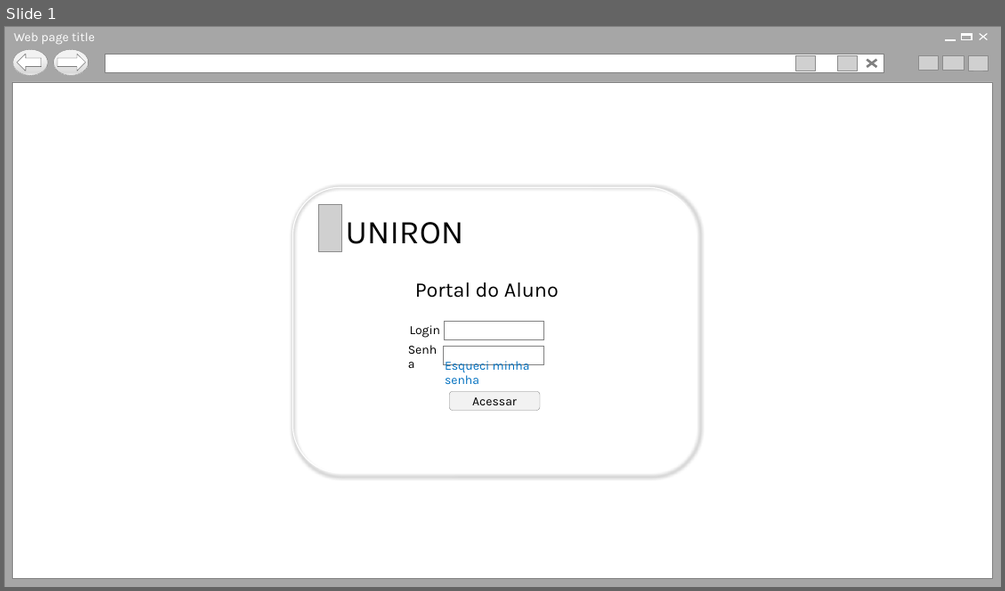
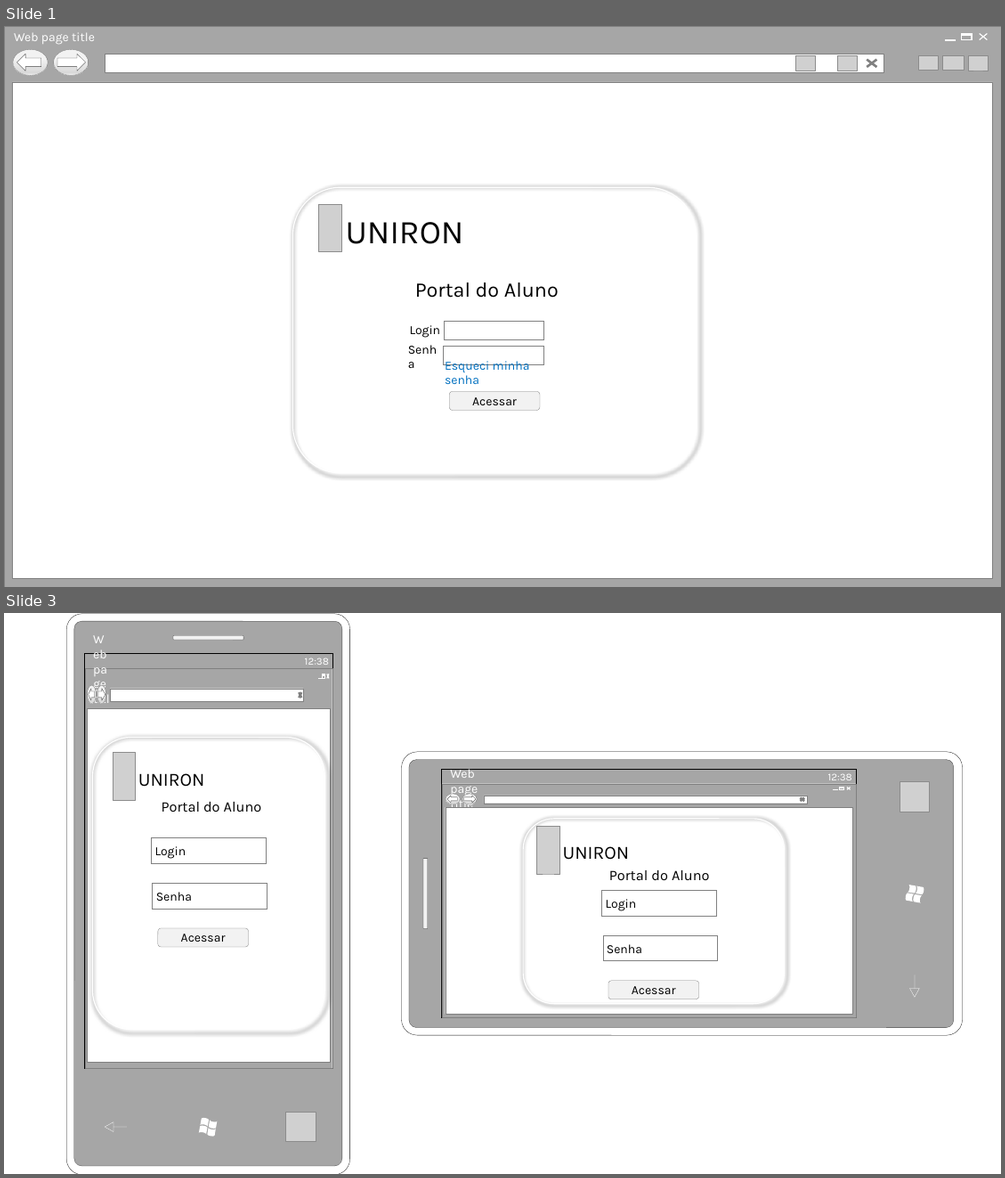
Before and after one commit to borgesmaxwill/PortalDoAlunoNovoModelo, a slide deck: StoryBoards/StoryBoard_RF3_AcessoAAcervo_BuscaRapida.pptx. Shown one above the other, each under a label of ours: slide 1 before the commit, slides 1 and 3 after it; the slides between them are not shown. The pictures are 1005x591 and 1005x1178 pixels, drawn with LibreOffice and Linux fonts; fonts in the diff are those of the drawing; grey boxes stand for pictures; background and template pictures are left out. Boxes give left, top, right and bottom in pixels: in the first picture for what was removed or moved away, otherwise in the second. Text is boxed around its words. In the diff, an @@ line names an element or a change of style, - is before the commit and + after.

Commit message:
RF3 Busca Rapida Adicionando tela pos login e login mobile

```diff
--- a/StoryBoards/StoryBoard_RF3_AcessoAAcervo_BuscaRapida.pptx
+++ b/StoryBoards/StoryBoard_RF3_AcessoAAcervo_BuscaRapida.pptx
@@ slide 3 added at bbox=[4, 613, 1001, 1174], background #FFFFFF @@
@@ group added at bbox=[85, 668, 332, 1068]: 6 rectangles, 4 lines, 2 ellipses, 1 text, 1 left arrow, 1 right arrow @@
+Web page title
@@ rounded rectangle added at bbox=[92, 737, 324, 1030], outline #FFFFFF 1 pt @@
@@ picture added at bbox=[113, 753, 136, 801] @@
@@ text added at bbox=[138, 773, 205, 787], 18 pt, text #000000 @@
+UNIRON
@@ group added at bbox=[442, 769, 857, 1017]: 6 rectangles, 4 lines, 2 ellipses, 1 text, 1 left arrow, 1 right arrow @@
+Web page title
@@ group added at bbox=[402, 752, 963, 1035]: 4 flow chart online storages, 3 rounded rectangles, 1 rectangle, 1 left arrow, 1 text, 1 picture @@
+12:38
@@ text added at bbox=[162, 802, 262, 811], 14 pt, text #000000 @@
+Portal do Aluno
@@ rounded rectangle added at bbox=[523, 819, 784, 1004], outline #FFFFFF 1 pt @@
@@ picture added at bbox=[537, 826, 560, 874] @@
@@ rectangle added at bbox=[152, 837, 266, 863], fill #FFFFFF, outline #808080 0.25 pt, 12 pt, text #000000 @@
+Login
@@ text added at bbox=[563, 846, 630, 860], 18 pt, text #000000 @@
+UNIRON
@@ text added at bbox=[609, 870, 710, 880], 14 pt, text #000000 @@
+Portal do Aluno
@@ rectangle added at bbox=[152, 883, 267, 908], fill #FFFFFF, outline #808080 0.25 pt, 12 pt, text #000000 @@
+Senha
@@ rectangle added at bbox=[601, 890, 716, 916], fill #FFFFFF, outline #808080 0.25 pt, 12 pt, text #000000 @@
+Login
@@ rounded rectangle added at bbox=[158, 928, 249, 947], fill #F2F2F2, outline #808080 0.25 pt, 12 pt, text #000000 @@
+Acessar
@@ rectangle added at bbox=[603, 935, 718, 961], fill #FFFFFF, outline #808080 0.25 pt, 12 pt, text #000000 @@
+Senha
@@ rounded rectangle added at bbox=[608, 981, 699, 999], fill #F2F2F2, outline #808080 0.25 pt, 12 pt, text #000000 @@
+Acessar
@@ group added at bbox=[67, 614, 350, 1174]: 4 flow chart online storages, 3 rounded rectangles, 1 rectangle, 1 left arrow, 1 text, 1 picture @@
+12:38
```
Also in this commit, not shown: 1 other slide added.
